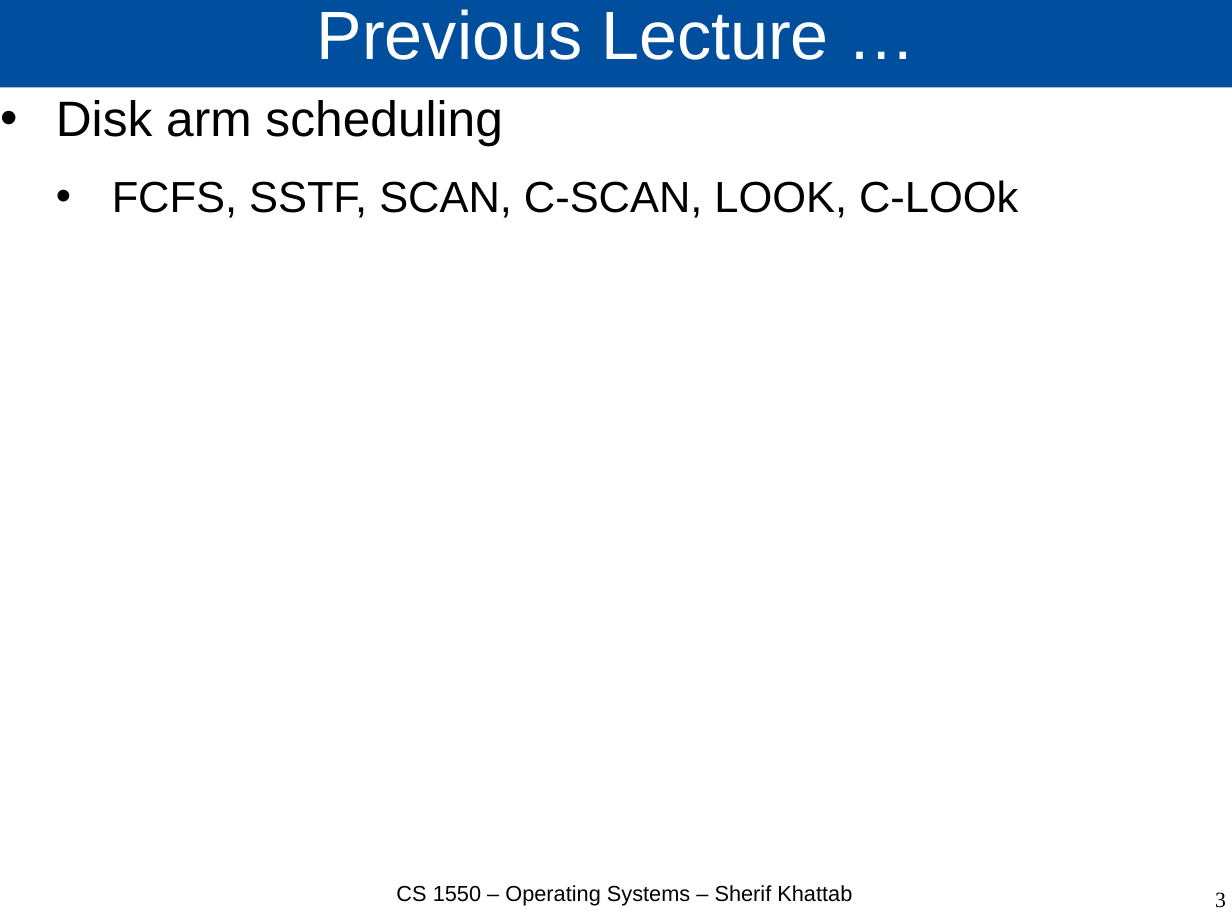
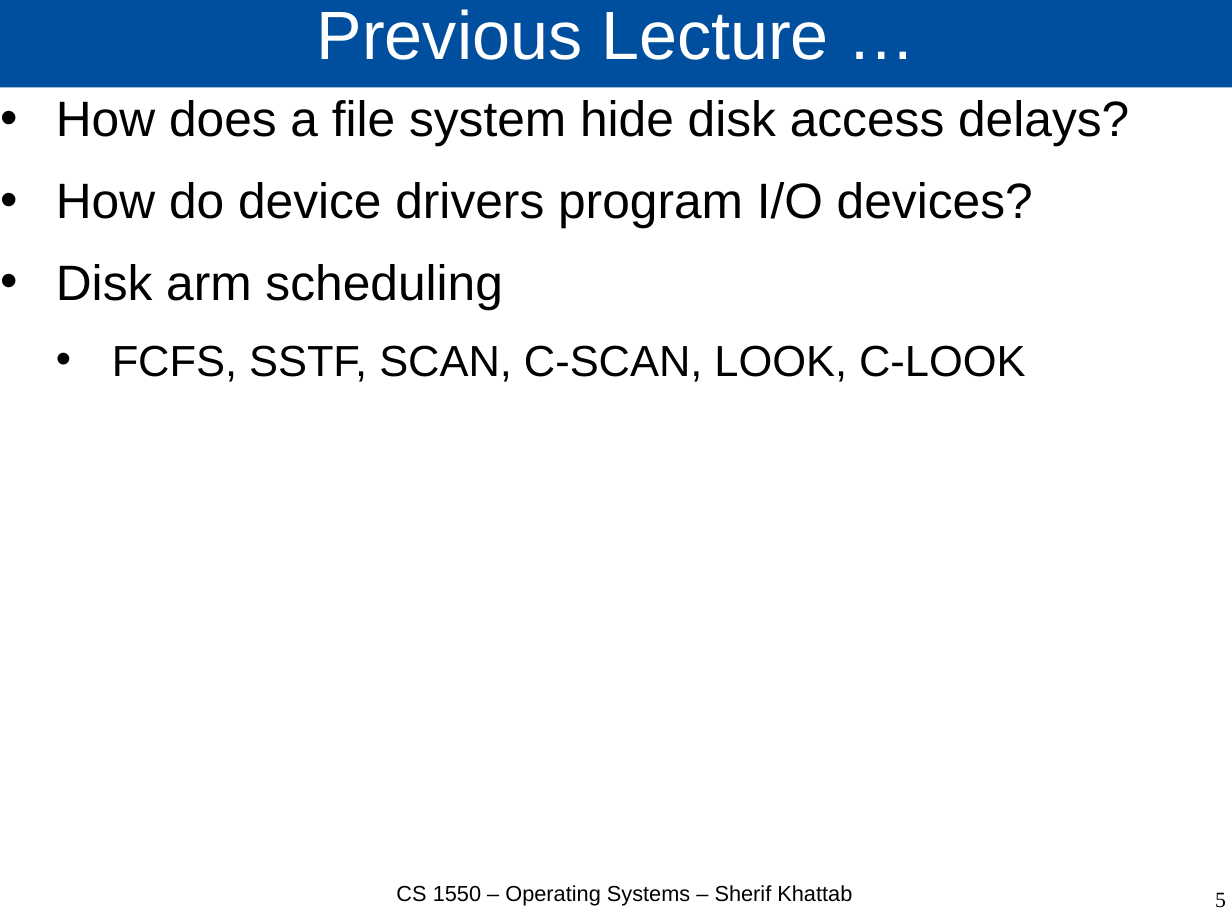
Before and after one commit to cs1550-2244/cs1550-code-handouts, a slide deck: slide 5 of DraftSlides/Lecture25.pptx (slide 3 before the commit). Drawn at 1232x924 pixels with LibreOffice and Linux fonts; fonts in the diff are those of the drawing. Boxes give left, top, right and bottom in pixels: in the first picture for what was removed or moved away, otherwise in the second. Text is boxed around its words. In the diff, an @@ line names an element or a change of style, - is before the commit and + after.

```diff
--- a/DraftSlides/Lecture25.pptx
+++ b/DraftSlides/Lecture25.pptx
@@ text at box(56, 100, 1129, 228): paragraphs added @@
+• How does a file system hide disk access delays?
+• How do device drivers program I/O devices?
@@ text at box(112, 345, 1025, 382): text changed @@
-  • FCFS, SSTF, SCAN, C-SCAN, LOOK, C-LOOk
+  • FCFS, SSTF, SCAN, C-SCAN, LOOK, C-LOOK
@@ page number at box(1215, 892, 1226, 908): text changed @@
-3
+5
```
Also in this commit, not shown: 10 other slides changed, 24 slides added, 3 other files.
